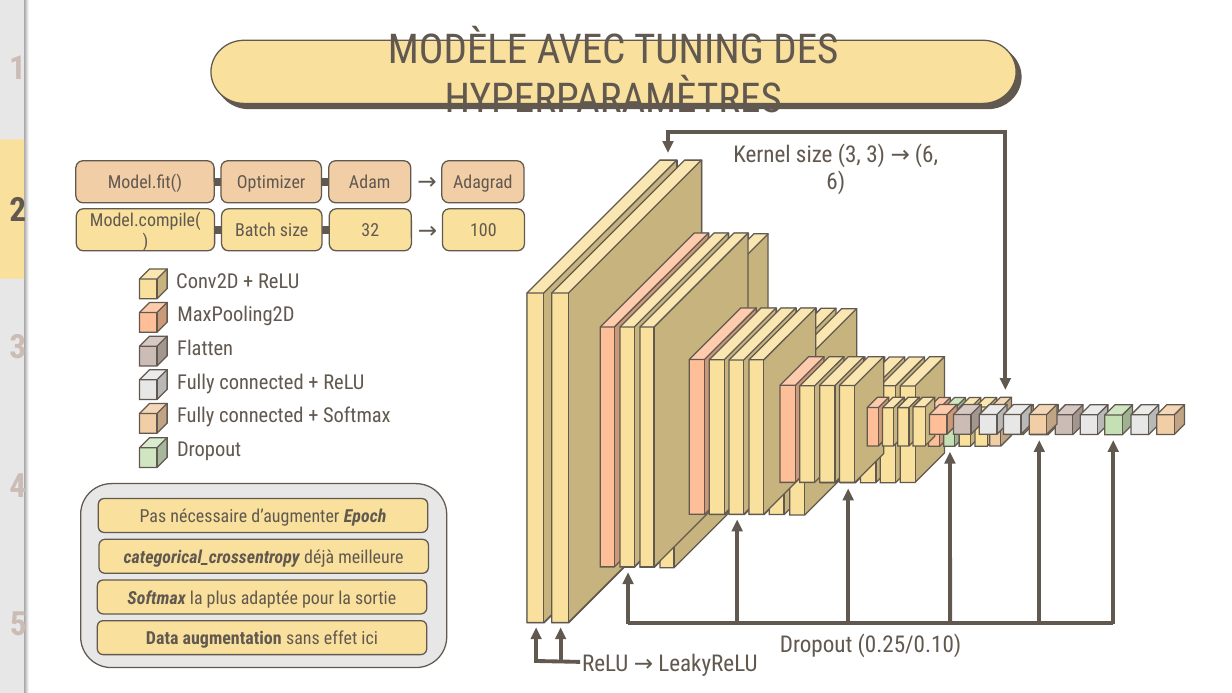
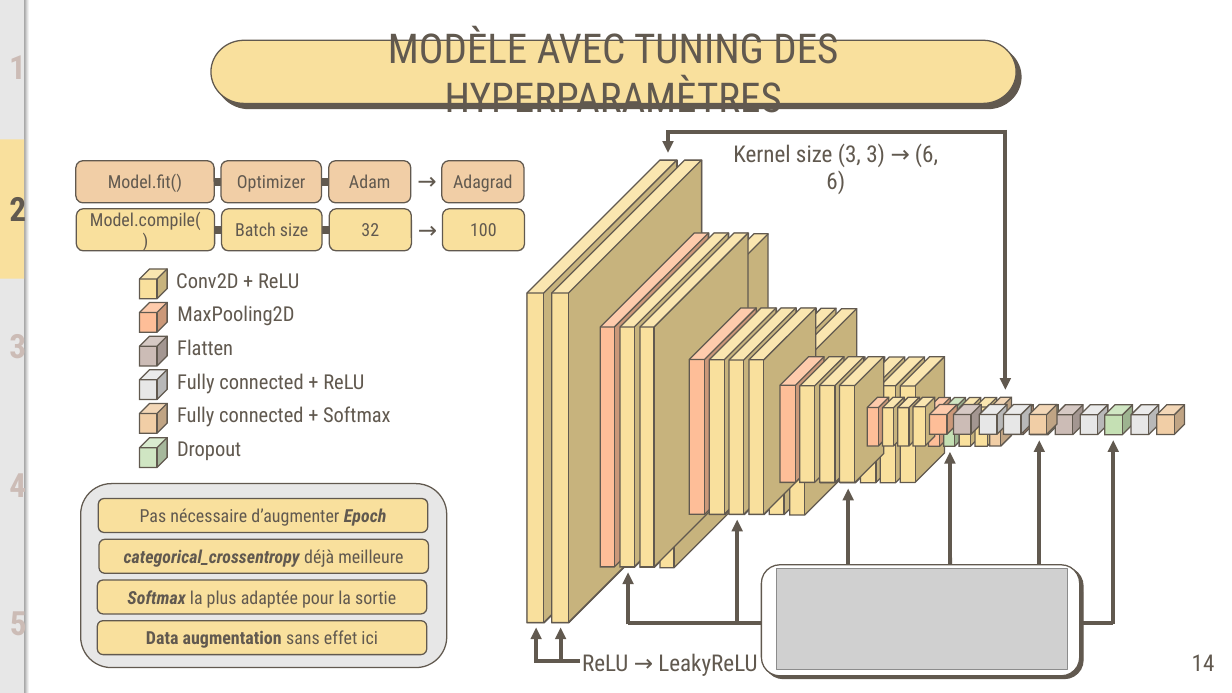
Before and after one commit to BiGHeaDMaX/Identifier-Races-Chiens-avec-TensorFlow, a slide deck: slide 14 of 05 - Présentation.pptx. Drawn at 1232x693 pixels with LibreOffice and Linux fonts; fonts in the diff are those of the drawing; grey boxes stand for pictures. Boxes give left, top, right and bottom in pixels: in the first picture for what was removed or moved away, otherwise in the second. Text is boxed around its words. In the diff, an @@ line names an element or a change of style, - is before the commit and + after.

```diff
--- a/05 - Présentation.pptx
+++ b/05 - Présentation.pptx
@@ rounded rectangle added at [762,565,1080,676], fill #FFFFFF, outline #61594F 1 pt @@
@@ rounded rectangle added at [765,567,1084,678], fill #61594F, outline #61594F 1 pt @@
@@ picture added at [776,568,1067,670] @@
@@ text removed at [780,634,962,657] @@
-Dropout (0.25/0.10)
@@ page number added at [1192,654,1215,671], 18 pt, text #61594F @@
+14
```
Also in this commit, not shown: 20 other slides changed.
